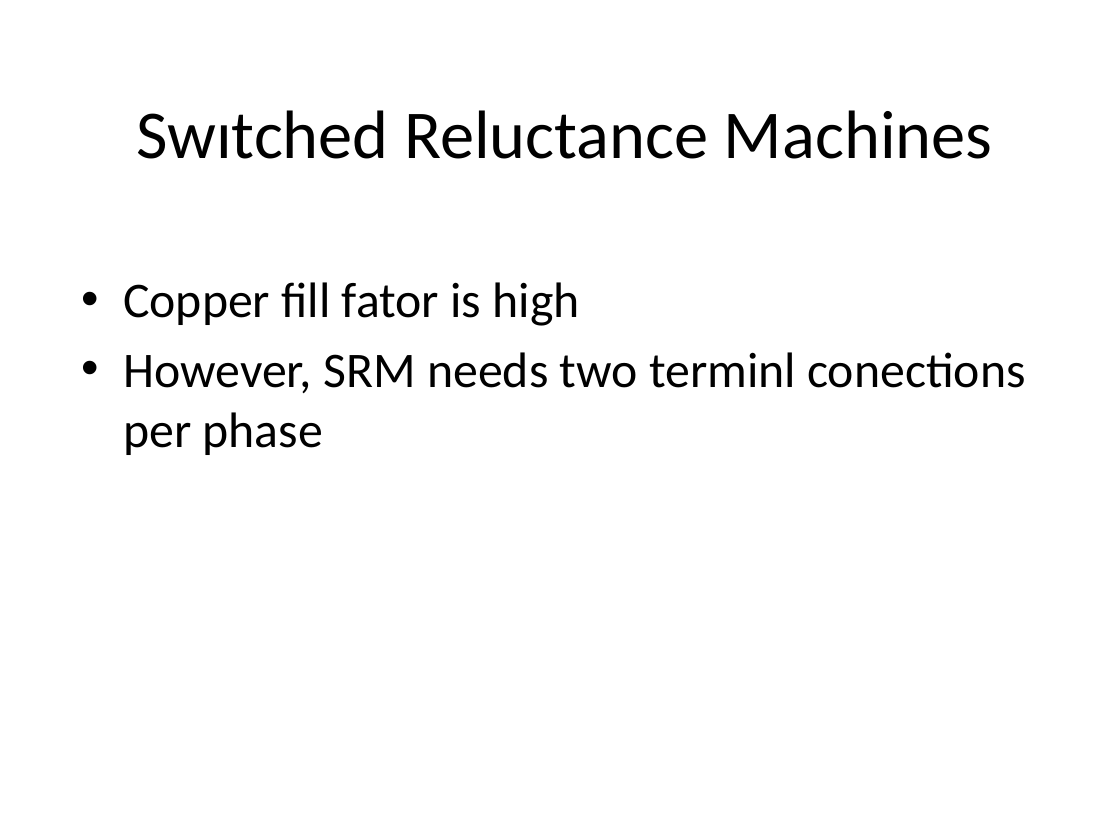
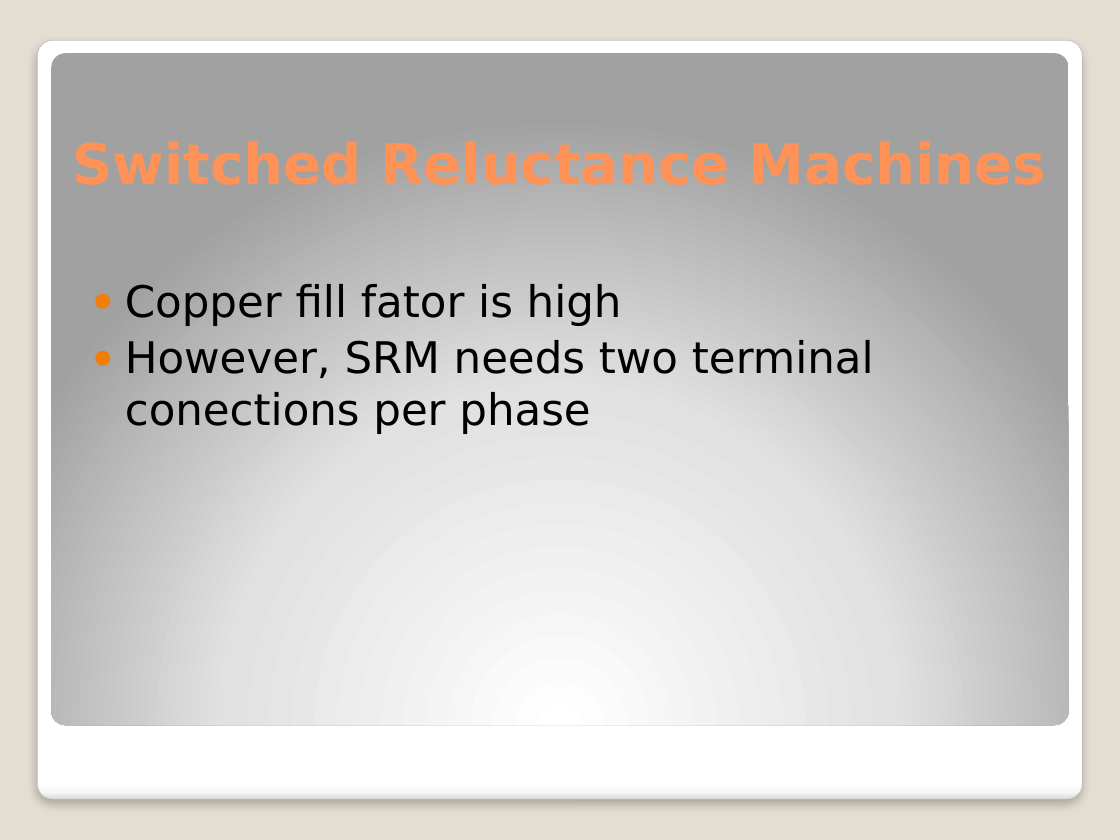
Before and after one commit to MehmetEralpKose/Star, a slide deck: slide 21 of 50 kW Integrated Fault toerant Permanent Magnet Machine.pptx (slide 20 before the commit). Drawn at 1120x840 pixels with LibreOffice and Linux fonts; fonts in the diff are those of the drawing. Boxes give left, top, right and bottom in pixels: in the first picture for what was removed or moved away, otherwise in the second. Text is boxed around its words. In the diff, an @@ line names an element or a change of style, - is before the commit and + after.

```diff
--- a/50 kW Integrated Fault toerant Permanent Magnet Machine.pptx
+++ b/50 kW Integrated Fault toerant Permanent Magnet Machine.pptx
@@ background #FFFFFF to #E3DED1 @@
@@ rounded rectangle added at (x1=37, y1=40, x2=1082, y2=800), fill gradient #FFFFFF to #F7F7F7 to #DADADA, outline #A4A4A4 0.16 pt @@
@@ rounded rectangle added at (x1=52, y1=53, x2=1068, y2=725), fill gradient #FFFFFF to #E1E1E1 to #A2A2A2 @@
@@ title removed at (x1=137, y1=110, x2=992, y2=159) @@
-Swıtched Reluctance Machines
@@ text at (x1=125, y1=284, x2=622, y2=326): size 32 to 28 pt, font Calibri to DejaVu Sans in "Copper fill fator is high"; bullet • to ●; less space between paragraphs @@
@@ text at (x1=125, y1=340, x2=874, y2=434): text changed; size 32 to 28 pt; font Calibri to DejaVu Sans @@
-• However, SRM needs two terminl conections per phase
+● However, SRM needs two terminal conections per phase
```
Also in this commit, not shown: 22 other slides changed, 6 slides added, 9 other files.
